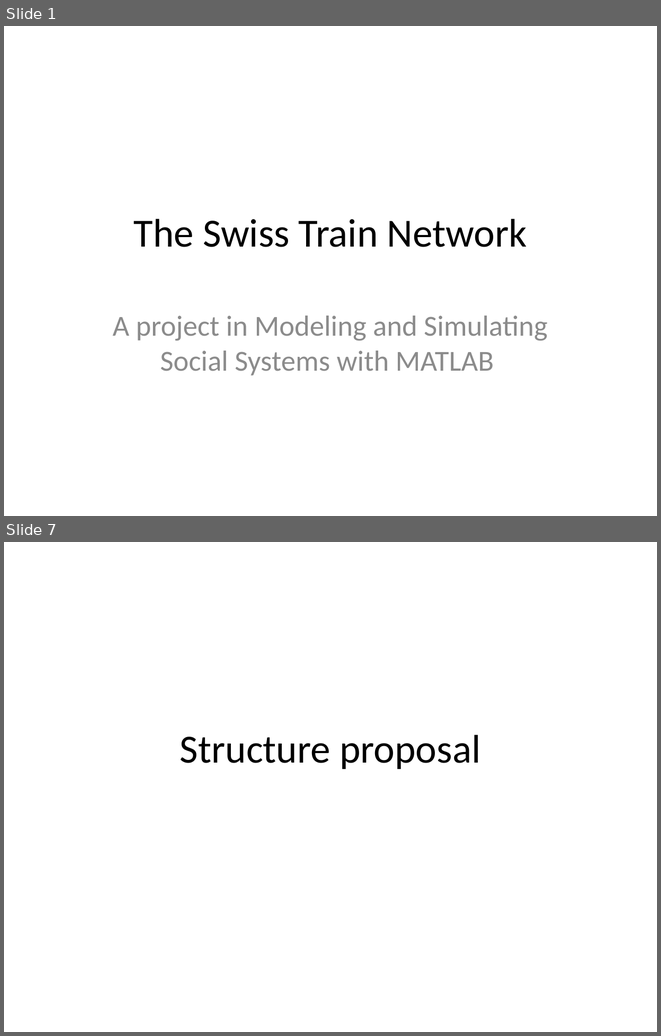
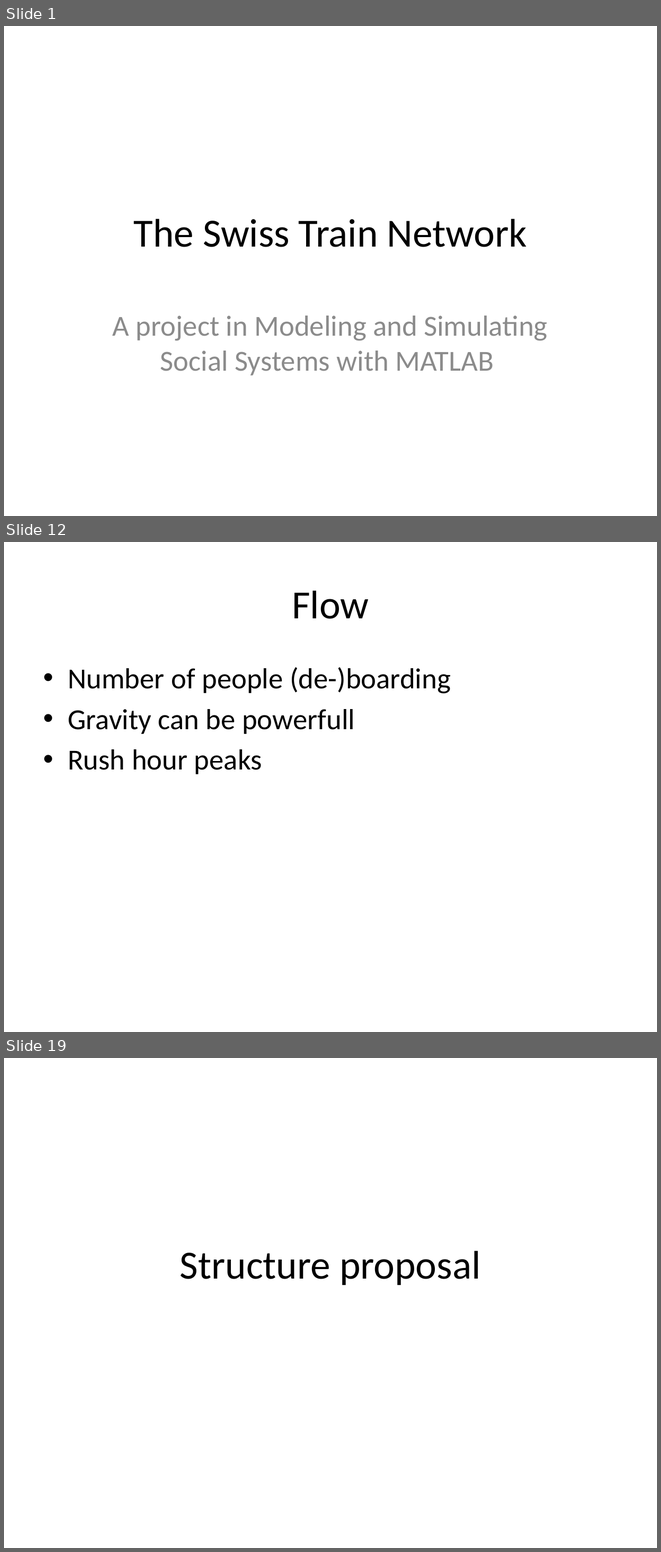
Before and after one commit to EleSwag/Elias-und-Mario, a slide deck: presentation/Test.pptx. Shown one above the other, each under a label of ours: slides 1 and 7 before the commit, slides 1, 12 and 19 after it; the slides between them are not shown. The pictures are 661x1036 and 661x1552 pixels, drawn with LibreOffice and Linux fonts; fonts in the diff are those of the drawing. Boxes give left, top, right and bottom in pixels: in the first picture for what was removed or moved away, otherwise in the second. Text is boxed around its words. In the diff, an @@ line names an element or a change of style, - is before the commit and + after.

```diff
--- a/presentation/Test.pptx
+++ b/presentation/Test.pptx
@@ slide 12 added at box(4, 542, 657, 1032), background #FFFFFF @@
@@ title added at box(292, 590, 369, 619), 44 pt, text #000000 @@
+Flow
@@ text added at box(68, 667, 451, 774), 32 pt, text #000000 @@
+• Number of people (de-)boarding
+• Gravity can be powerfull
+• Rush hour peaks
@@ what was slide 7 is now slide 19 @@
```
Also in this commit, not shown: 2 slides changed, 16 other slides added, 2 slides removed, 1 other file.
